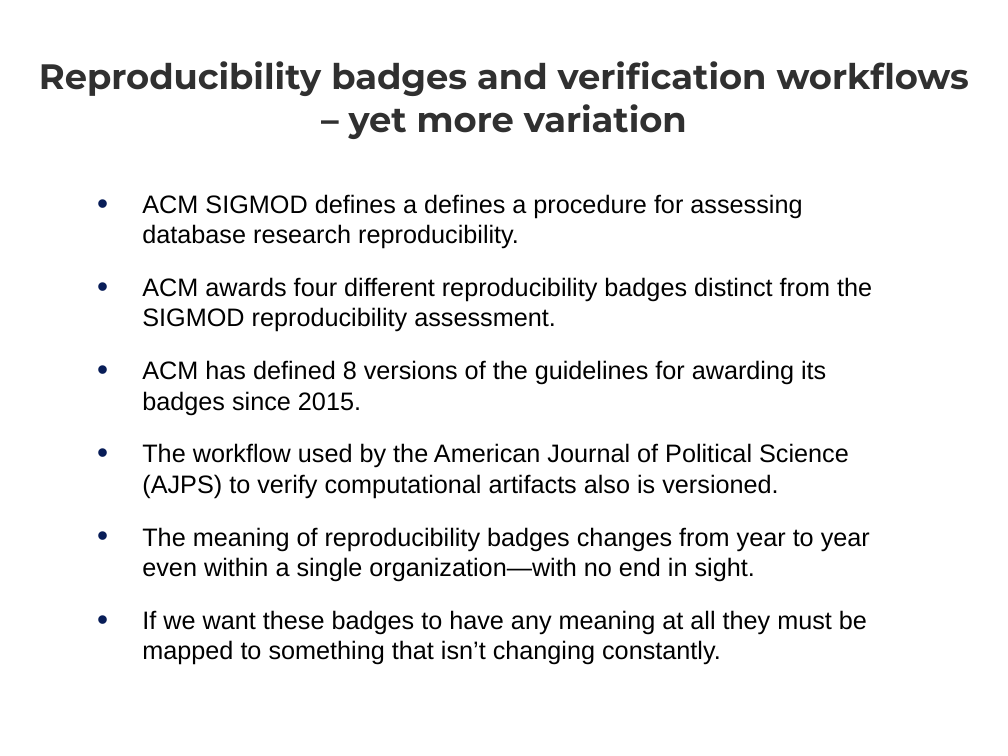
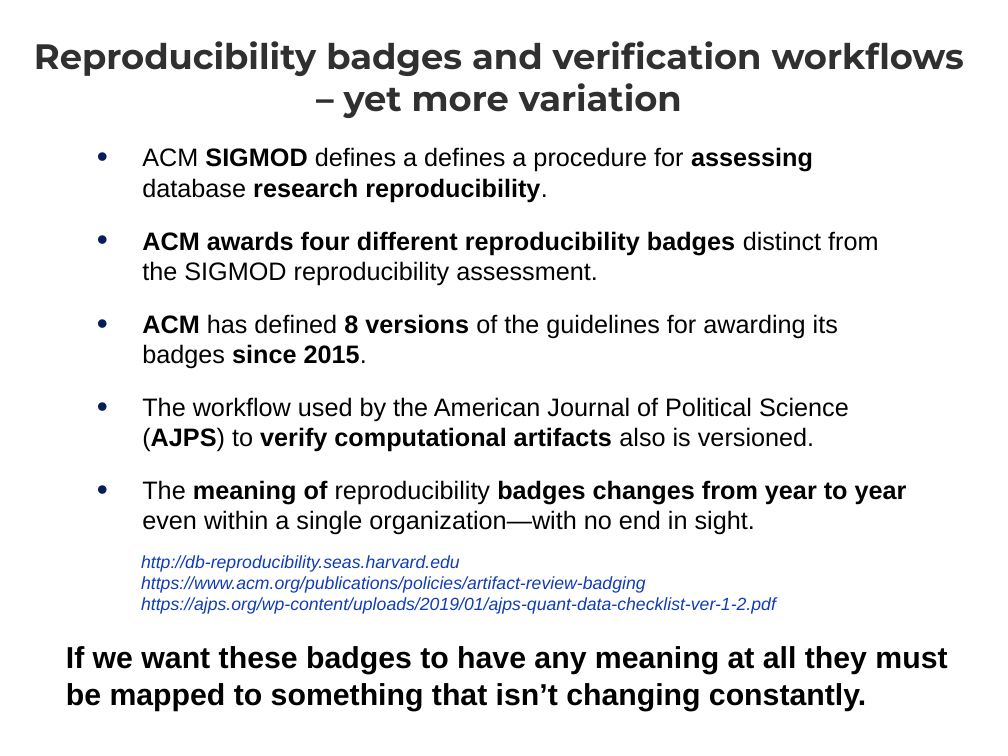
Before and after one commit to whole-tale/reproducibility-components, a slide deck: slide 17 of ro2019/presentation/reproducibility_by_other_means_presentation.ppt. Drawn at 1008x756 pixels with LibreOffice and Linux fonts; fonts in the diff are those of the drawing. Boxes give left, top, right and bottom in pixels: in the first picture for what was removed or moved away, otherwise in the second. Text is boxed around its words. In the diff, an @@ line names an element or a change of style, - is before the commit and + after.

```diff
--- a/ro2019/presentation/reproducibility_by_other_means_presentation.ppt
+++ b/ro2019/presentation/reproducibility_by_other_means_presentation.ppt
@@ text "Reproducibility badges and verification workflows ...": place and size @@
-text "Reproducibility badges and verification workflows ..." at [39,61,969,139]
+text "Reproducibility badges and verification workflows ..." at [34,41,964,118]
@@ text "ACM SIGMOD defines a defines ...": place and size @@
-text "ACM SIGMOD defines a defines ..." at [142,194,872,665]
+text "ACM SIGMOD defines a defines ..." at [142,147,907,535]
@@ text "ACM SIGMOD defines a defines ..." at [142,147,907,535]: bold on in "SIGMOD assessing research reproducibility.", "ACM awards four different reproducibility badges", "ACM 8 versions since 2015.", "(AJPS) verify computational artifacts" and 1 more places @@
@@ text added at [141,555,776,614], 14 pt, text #113CB7, italic @@
+http://db-reproducibility.seas.harvard.edu
+https://www.acm.org/publications/policies/artifact-review-badging
+https://ajps.org/wp-content/uploads/2019/01/ajps-quant-data-checklist-ver-1-2.pdf
@@ text at [142,610,867,665]: paragraph removed @@
-• If we want these badges to have any meaning at all they must be mapped to something that isn’t changing constantly.
@@ text added at [66,646,947,711], 24 pt, text #000000, bold @@
+If we want these badges to have any meaning at all they must be mapped to something that isn’t changing constantly.
```
Also in this commit, not shown: 7 other slides changed, 1 other file.
